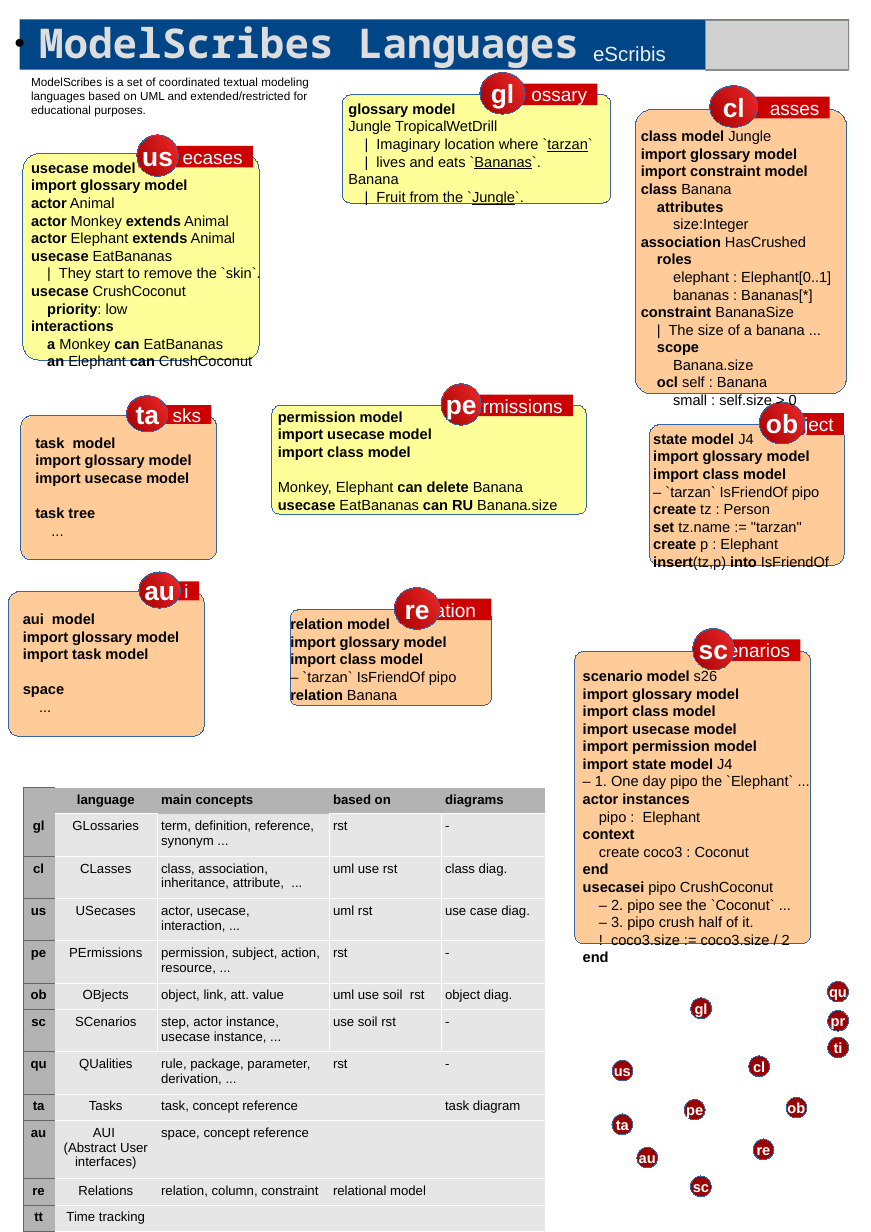
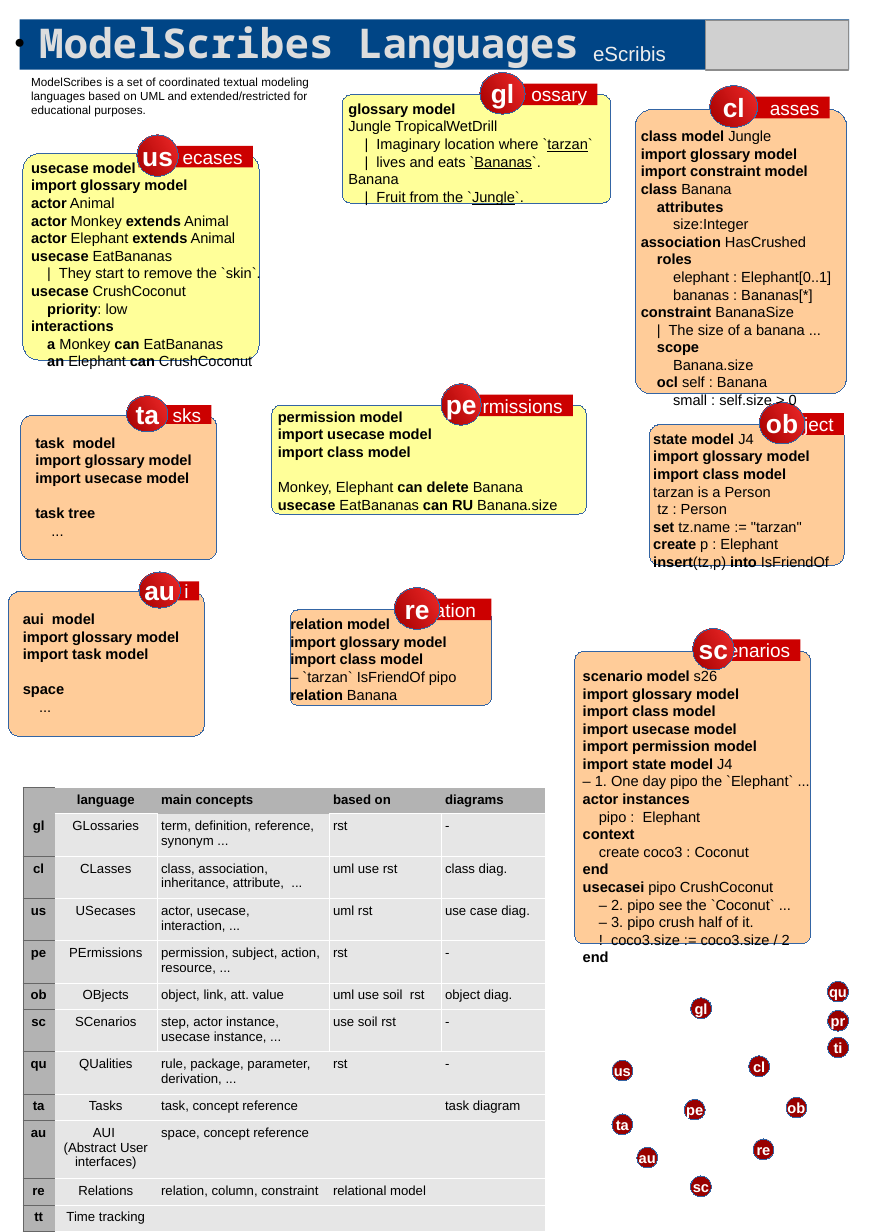
Before and after one commit to ScribesZone/ModelScript, a slide deck: slide 1 of docs/distrib/ModelScripts-CheatSheet-Metamodels-17.odp. Drawn at 871x1232 pixels with LibreOffice and Linux fonts; fonts in the diff are those of the drawing; grey boxes stand for pictures. Boxes give left, top, right and bottom in pixels: in the first picture for what was removed or moved away, otherwise in the second. Text is boxed around its words. In the diff, an @@ line names an element or a change of style, - is before the commit and + after.

```diff
--- a/docs/distrib/ModelScripts-CheatSheet-Metamodels-17.odp
+++ b/docs/distrib/ModelScripts-CheatSheet-Metamodels-17.odp
@@ text at box(653, 486, 771, 514): text changed @@
-– `tarzan` IsFriendOf pipo
-create tz : Person
+tarzan is a Person
+tz : Person
```
Also in this commit, not shown: 2 other files.
